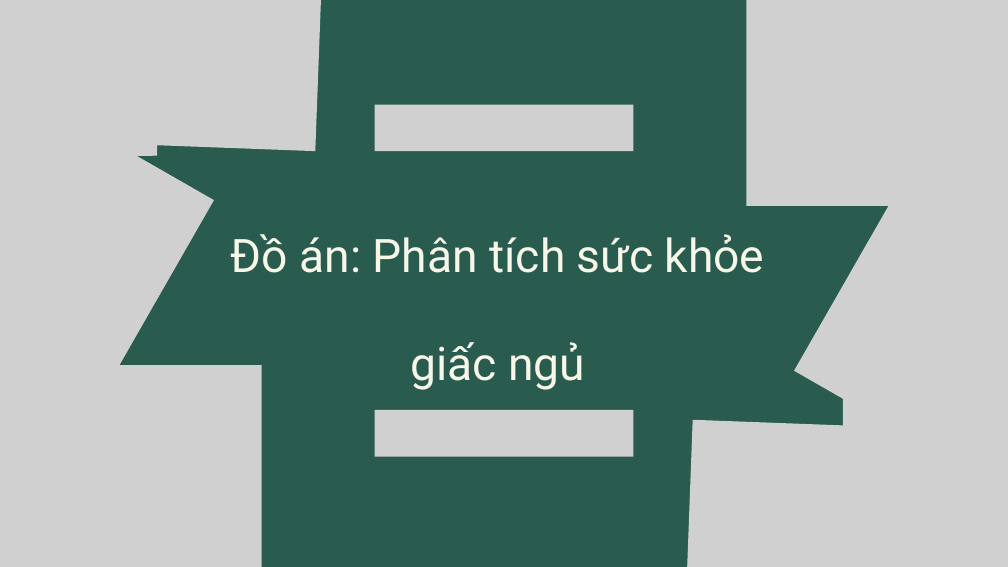
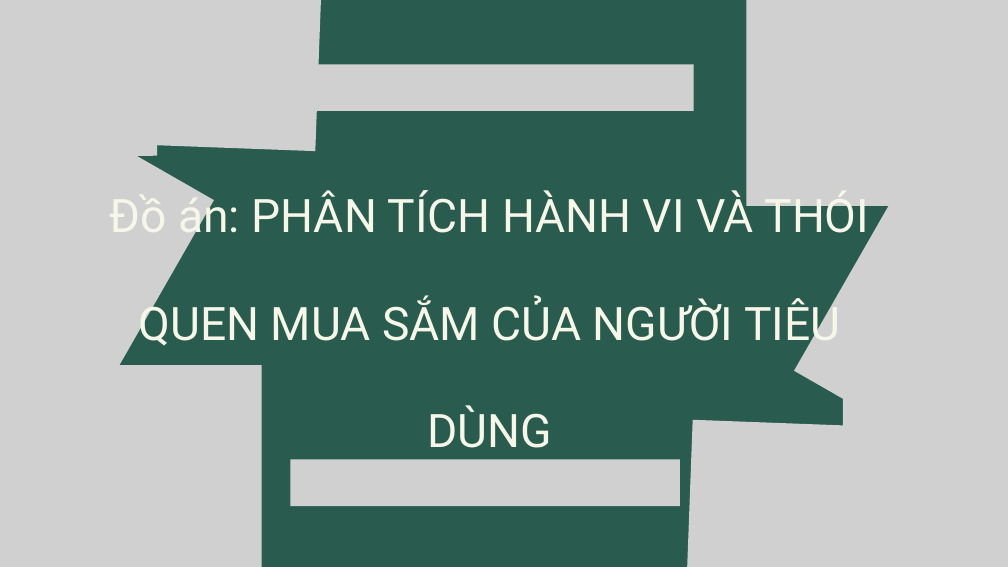
Before and after one commit to netprtony/Consumer_Behavior-ShoppingHabits, a slide deck: slide 1 of KhaiThacDuLieu.pptx. Drawn at 1008x567 pixels with LibreOffice and Linux fonts; fonts in the diff are those of the drawing; grey boxes stand for pictures. Boxes give left, top, right and bottom in pixels: in the first picture for what was removed or moved away, otherwise in the second. Text is boxed around its words. In the diff, an @@ line names an element or a change of style, - is before the commit and + after.

```diff
--- a/KhaiThacDuLieu.pptx
+++ b/KhaiThacDuLieu.pptx
@@ picture: place and size @@
-picture at [374,104,634,151]
+picture at [304,65,694,111]
@@ text at [109,184,869,448]: text changed @@
-Đồ án: Phân tích sức khỏe giấc ngủ
+Đồ án: PHÂN TÍCH HÀNH VI VÀ THÓI QUEN MUA SẮM CỦA NGƯỜI TIÊU DÙNG
@@ picture: place and size @@
-picture at [374,410,634,456]
+picture at [290,460,680,506]
```
Also in this commit, not shown: 5 other slides changed, 3 slides added, 2 slides removed, 3 other files.
